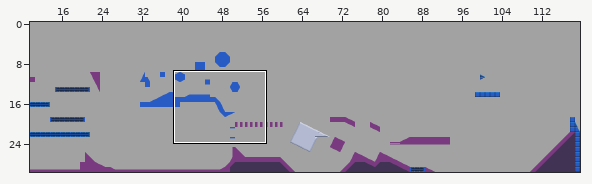
One commit to this Tiled map: data/level/map_test.tmx. The first picture is a wide view before the edit; the outline marks the close-up.
Close-up. Old version:
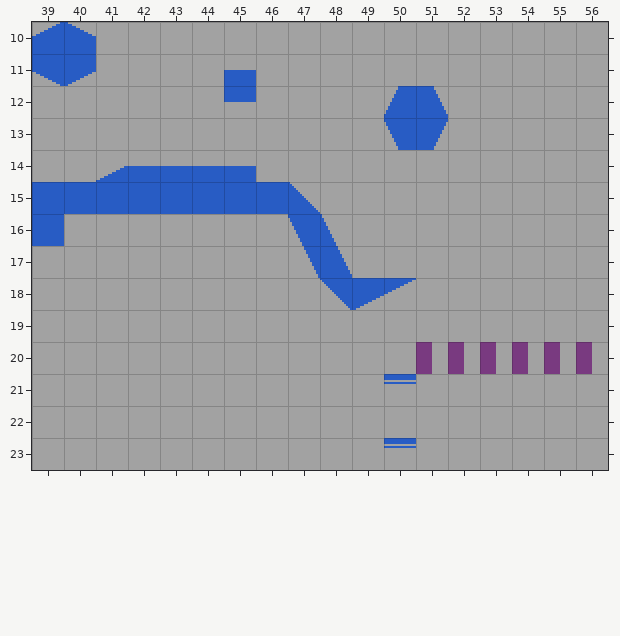
Cells are 16x16 px. Shown: x 39..56, y 10..23. The commit also changed other parts of the map, which this record leaves out.
The same view after the edit:
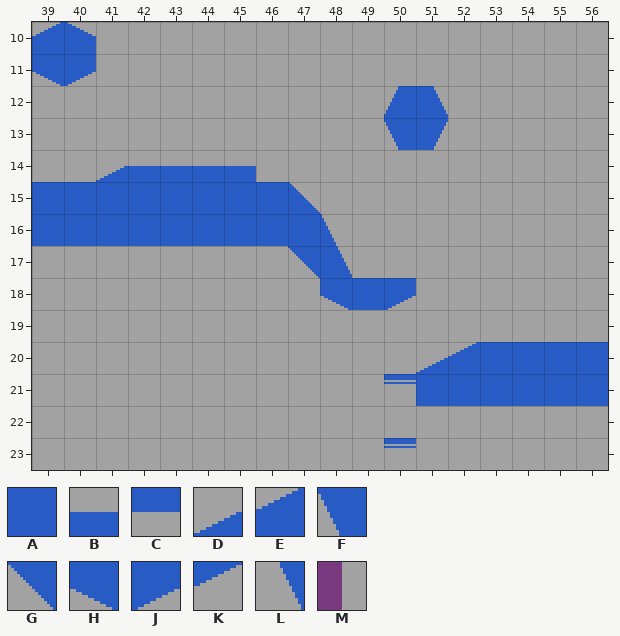
Key: from "autotile_test": A 0, B 3, C 18, D 34, E 35, F 38, G 48, H 51, J 52, K 53, L 54; from "tile_test": M 9.
_ is an empty cell.
From old to new:
{"where": "layer \"BG_0\""}
{"y":11,"x":45,"old":"B","new":"_"}
{"y":12,"x":45,"old":"C","new":"_"}
{"y":16,"x":40,"old":"_______F","new":"AAAAAAAA"}
{"y":17,"x":47,"old":"L","new":"G"}
{"y":18,"x":48,"old":"GJK","new":"HAJ"}
{"y":20,"x":51,"old":"MMMMMM","new":"DEAAAA"}
{"y":21,"x":51,"old":"______","new":"AAAAAA"}
{"label":"removed","picture_box":[224,70,256,102]}
{"label":"changed","picture_box":[64,214,416,310]}
{"label":"changed","picture_box":[416,342,608,406]}
